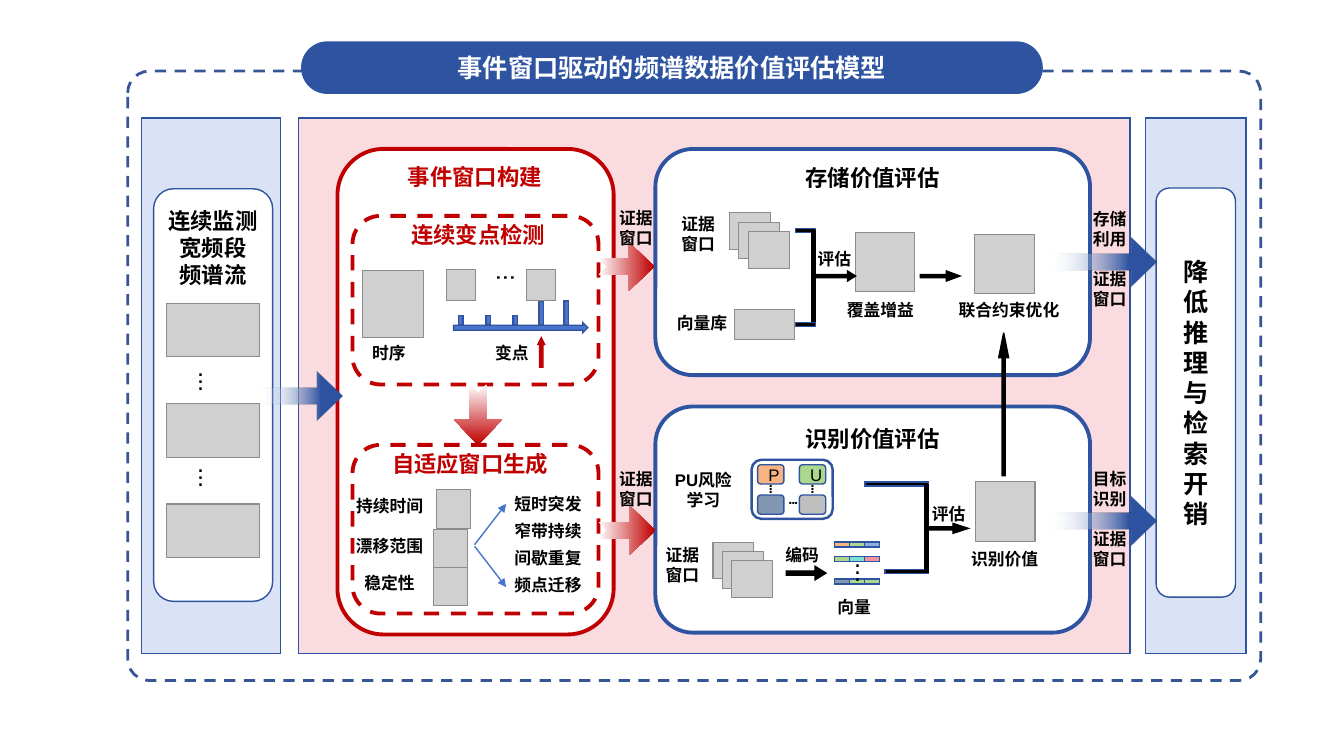
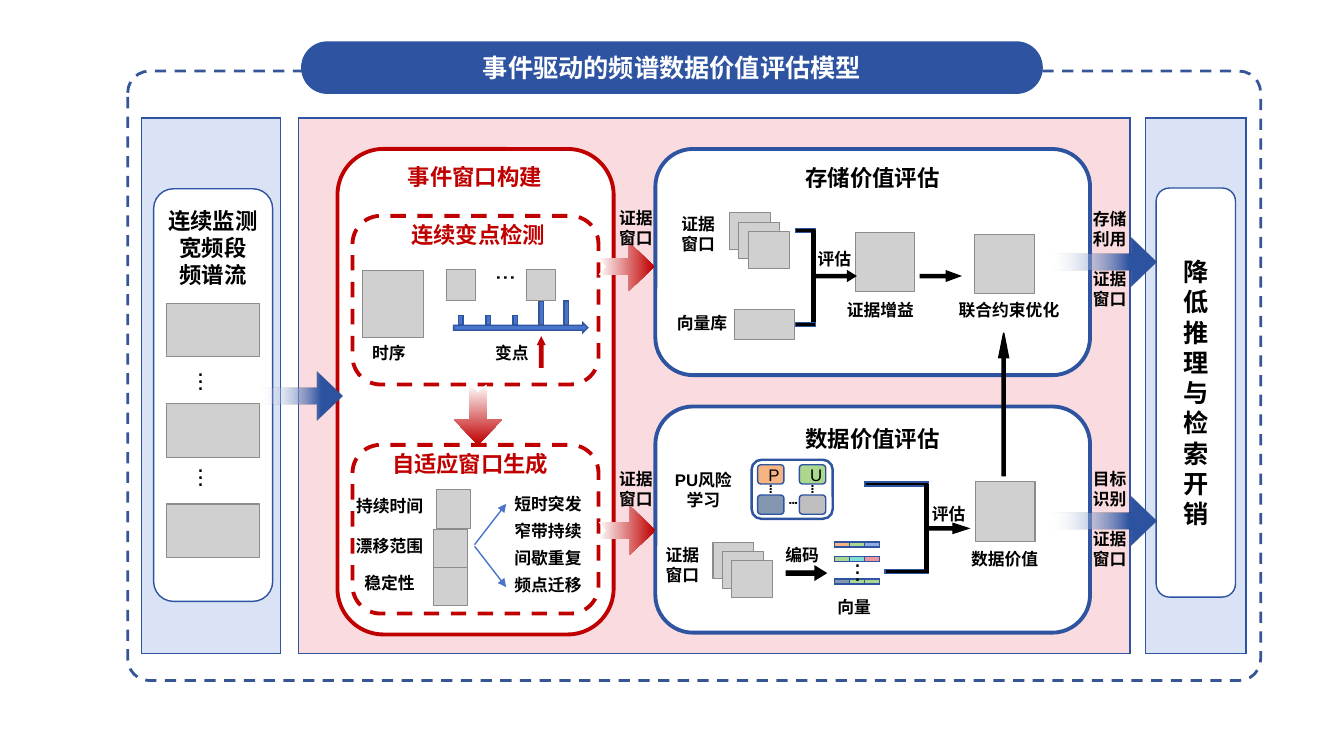
Before and after one commit to yeshu8zpf/NSFC_MCI, a slide deck: slide 1 of 军民融合/ppt/2A.pptx. Drawn at 1344x756 pixels with LibreOffice and Linux fonts; fonts in the diff are those of the drawing; grey boxes stand for pictures. Boxes give left, top, right and bottom in pixels: in the first picture for what was removed or moved away, otherwise in the second. Text is boxed around its words. In the diff, an @@ line names an element or a change of style, - is before the commit and + after.

```diff
--- a/军民融合/ppt/2A.pptx
+++ b/军民融合/ppt/2A.pptx
@@ text in rounded rectangle at (483,55,861,80): text changed @@
-事件窗口驱动的频谱数据价值评估模型
+事件驱动的频谱数据价值评估模型
@@ text at (847,302,914,318): text changed @@
-覆盖增益
+证据增益
@@ text at (806,428,940,449): text changed @@
-识别价值评估
+数据价值评估
@@ text at (971,551,1038,567): text changed @@
-识别价值
+数据价值
```
Also in this commit, not shown: 4 other files.
